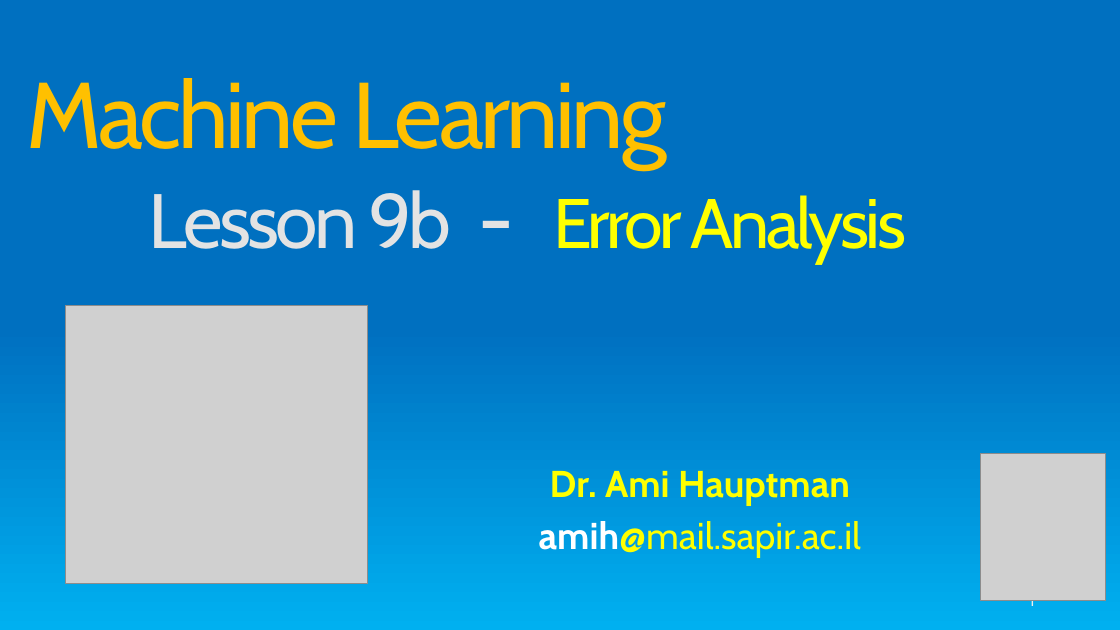
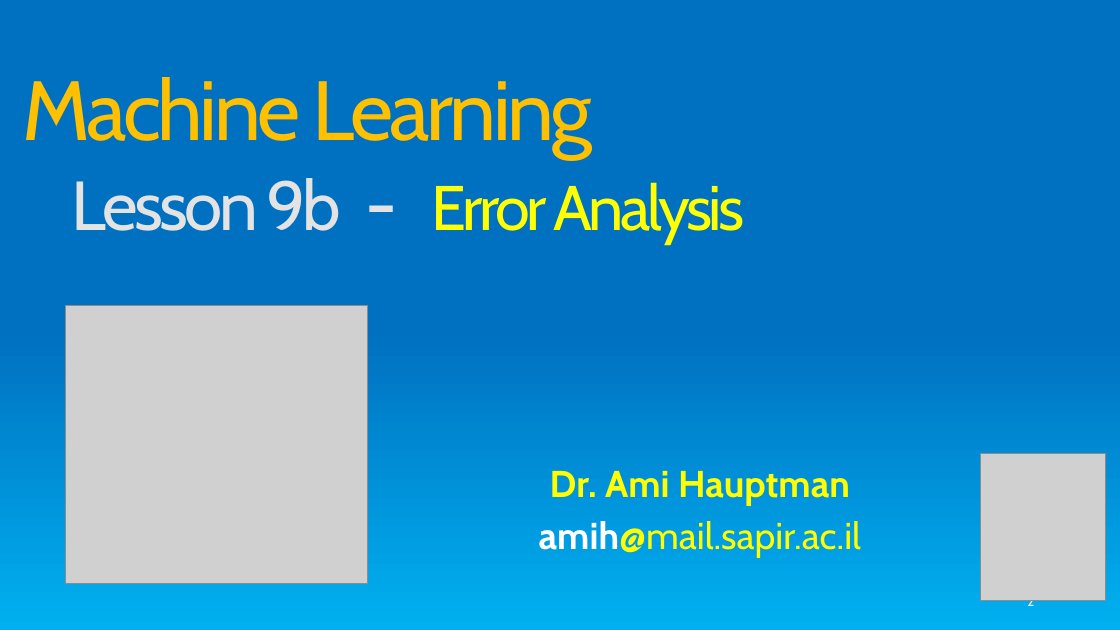
Before and after one commit to moran-abitbul/PreFix, a slide deck: slide 2 of server/uploads/Chapter6.pptx (slide 1 before the commit). Drawn at 1120x630 pixels with LibreOffice and Linux fonts; fonts in the diff are those of the drawing; grey boxes stand for pictures. Boxes give left, top, right and bottom in pixels: in the first picture for what was removed or moved away, otherwise in the second. Text is boxed around its words. In the diff, an @@ line names an element or a change of style, - is before the commit and + after.

```diff
--- a/server/uploads/Chapter6.pptx
+++ b/server/uploads/Chapter6.pptx
@@ title "Machine Learning Lesson 9b - ..." at (22,77,745,245): size 80 to 72 pt in "Machine Learning"; size 66 to 59.4 pt in "Lesson 9b"; size 72 to 64.8 pt in "-"; size 60 to 54 pt in "Error Analysis" @@
@@ page number at (1027,594,1034,610): text changed @@
-1
+2
```
Also in this commit, not shown: 1 other slide changed, 3 slides added, 8 other files.
